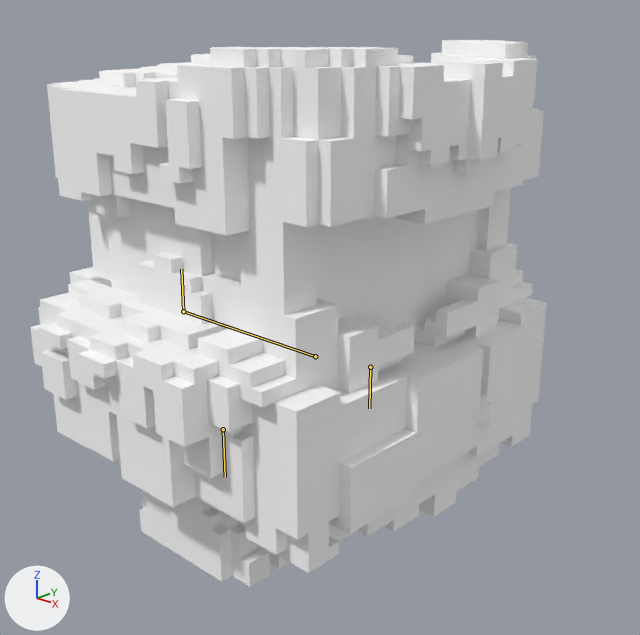
Two versions of the Blender file src/galois/data/npcs/stone_mucker_animations.blend, one commit apart.
One viewpoint serves both versions: a camera (50 mm lens) standing at (5.59, -5.01, 3.98) and looking at (1.07, -0.19, 1.75). Lighting does not change. The marker at lower left points along +X, +Y and +Z. The picture after the commit comes second. The bones that bend it are drawn over the model as lines.

Names of what the first picture shows: 'Body', 'Head', 'R_Leg'.
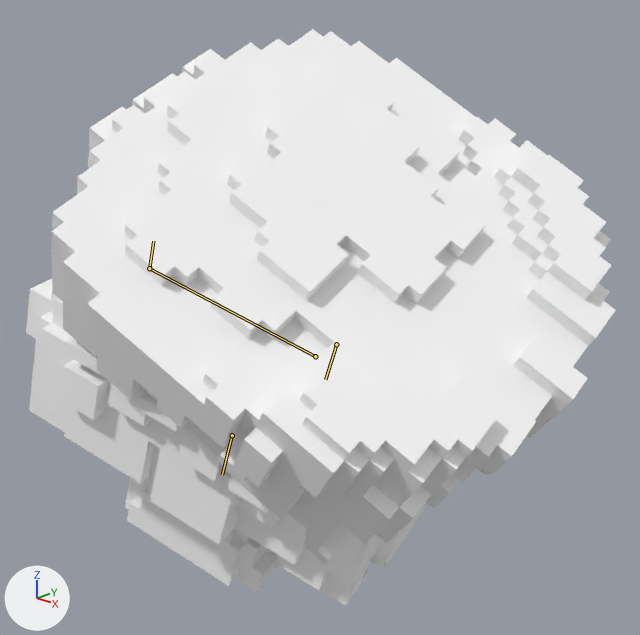
The newer file adds an action. The first version stands in its rest pose; the second is drawn at frame 5 of the action 'HitReact'.

Pixel boxes [x1, y1, x2, y2] of what changed, in the pictures (640 x 635 px):
'Head', posed (14% wider, 51% taller): before [47, 40, 544, 393]; after [51, 29, 616, 564]
'Body', posed: before [30, 269, 547, 573]; after [26, 279, 426, 606]
'R_Leg', posed: before [140, 489, 290, 587]; after [125, 478, 280, 592]
bone 'Body', root to tip: before (315, 356) to (183, 311); after (315, 356) to (149, 268)
bone 'Head', root to tip: before (183, 311) to (181, 269); after (149, 268) to (153, 241)

Patch to the scene script:
```diff
--- a/src/galois/data/npcs/stone_mucker_animations.blend.py
+++ b/src/galois/data/npcs/stone_mucker_animations.blend.py
@@ bone_body @@
 bone_body = bpy.data.objects['Armature'].pose.bones['Body']
-bone_body.rotation_quaternion = (1.0, 0.0, 0.0, 0.0)  # degrees (0, 0, 0)
+bone_body.rotation_quaternion = (0.976, -0.138, -0.024, 0.168)  # degrees (-16, 0, 19)
@@ bone_head @@
 bone_head = bpy.data.objects['Armature'].pose.bones['Head']  # child of 'Body'
-bone_head.rotation_quaternion = (1.0, 0.0, 0.0, 0.0)  # degrees (0, 0, 0)
+bone_head.rotation_quaternion = (0.974, 0.187, -0.024, -0.122)  # degrees (22, 0, -14)
```
